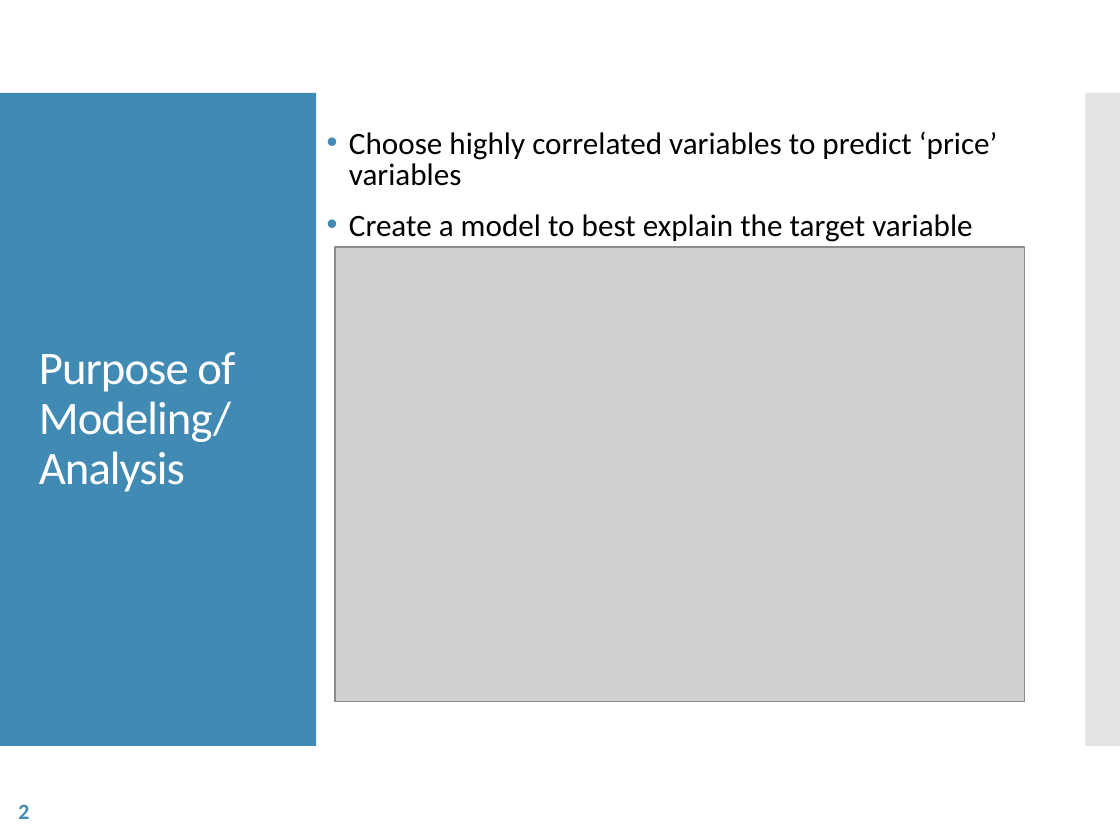
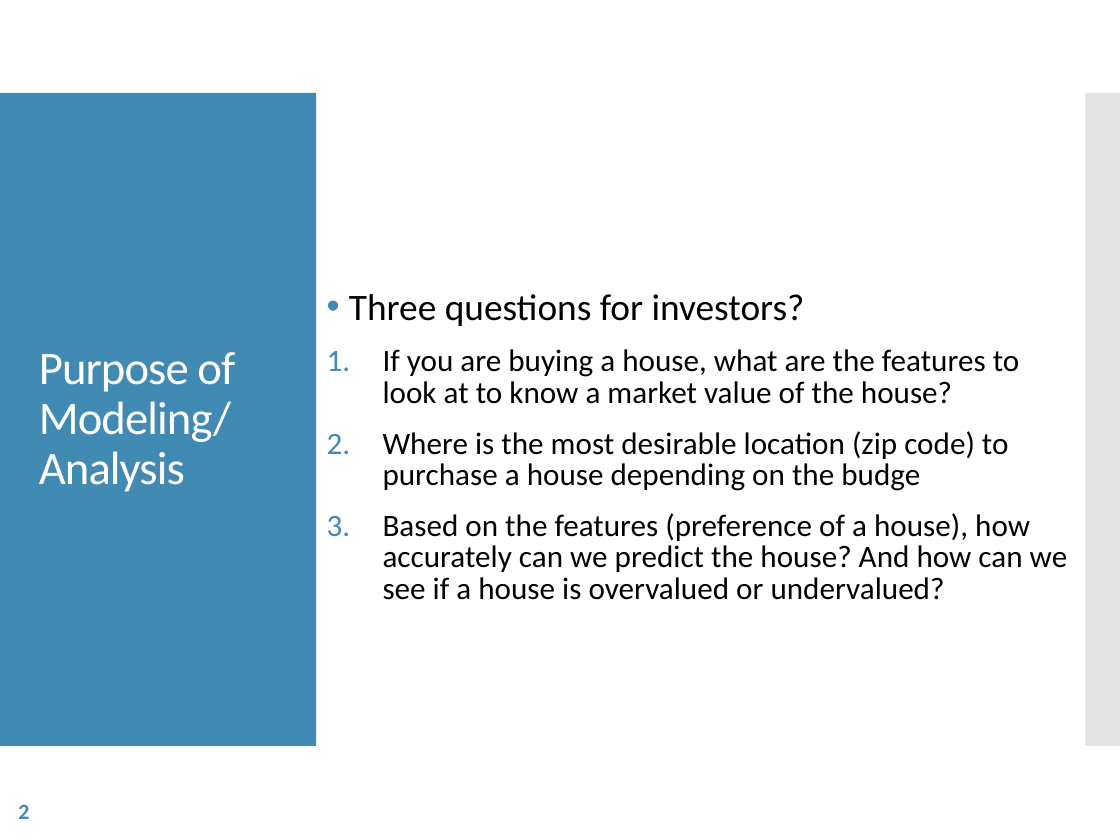
Before and after one commit to joongsukjin/dsc-1-final-project-online-ds-pt-100118, a slide deck: slide 2 of Project 1 Presentation.pptx. Drawn at 1120x840 pixels with LibreOffice and Linux fonts; fonts in the diff are those of the drawing; grey boxes stand for pictures. Boxes give left, top, right and bottom in pixels: in the first picture for what was removed or moved away, otherwise in the second. Text is boxed around its words. In the diff, an @@ line names an element or a change of style, - is before the commit and + after.

```diff
--- a/Project 1 Presentation.pptx
+++ b/Project 1 Presentation.pptx
@@ picture removed at (x1=335, y1=246, x2=1025, y2=701) @@
@@ text at (x1=349, y1=294, x2=1068, y2=600): text changed @@
-• Choose highly correlated variables to predict ‘price’ variables
-• Create a model to best explain the target variable
+• Three questions for investors?
+1. If you are buying a house, what are the features to look at to know a market value of the house?
+2. Where is the most desirable location (zip code) to purchase a house depending on the budge
+3. Based on the features (preference of a house), how accurately can we predict the house? And how can we see if a house is overvalued or undervalued?
```
Also in this commit, not shown: 2 other slides changed, 1 slide added, 2 slides removed, 1 other file.
